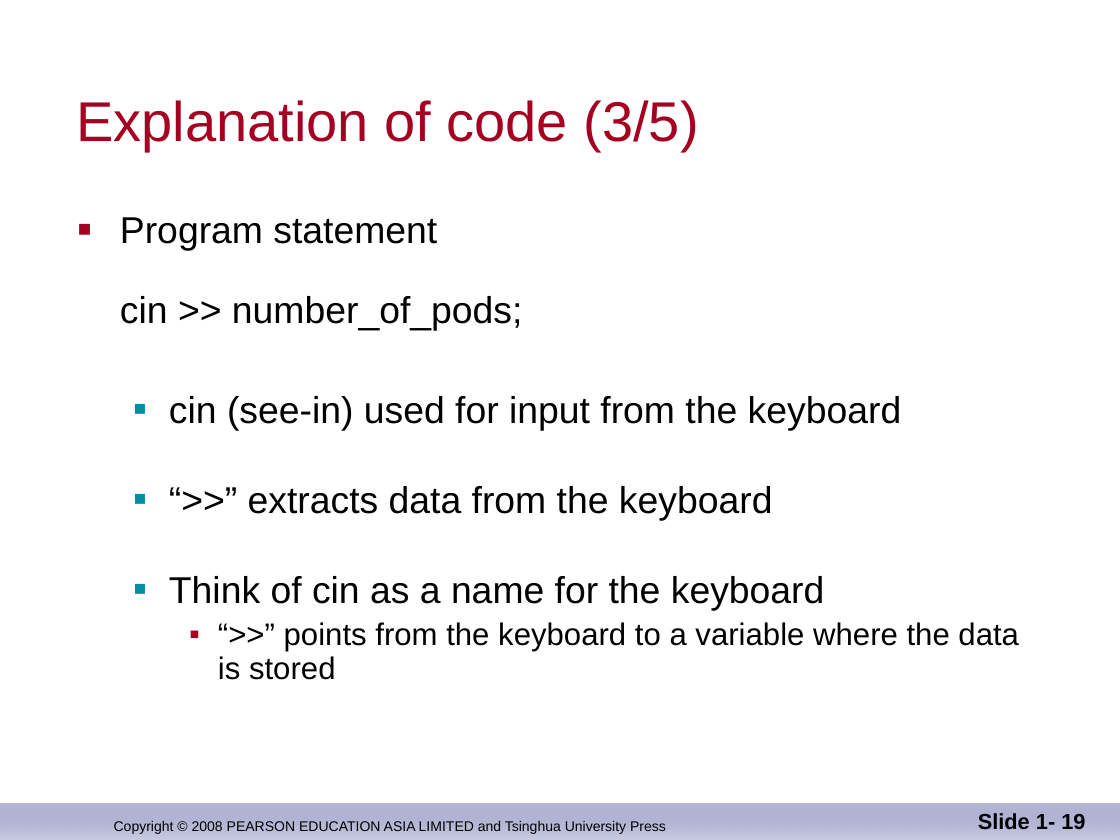
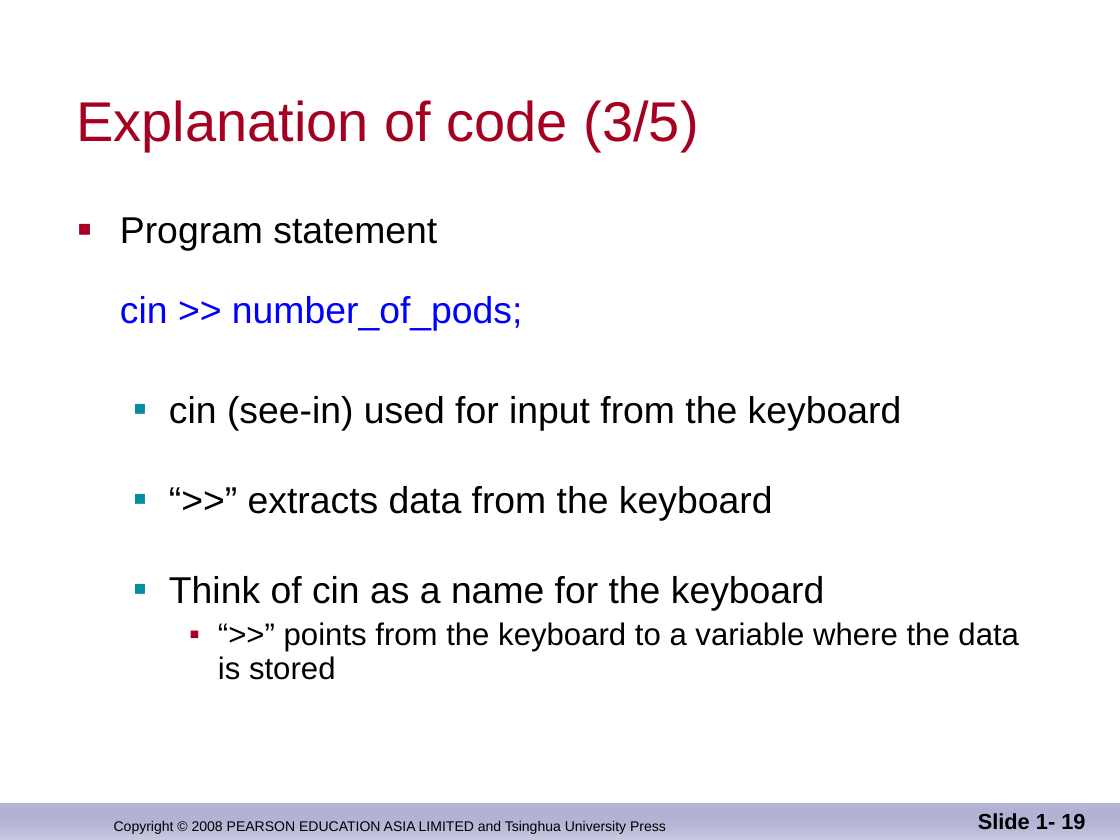
Before and after one commit to djuanbei/CPLUSPLUS, a slide deck: slide 19 of ppt/ch_01.ppt. Drawn at 1120x840 pixels with LibreOffice and Linux fonts; fonts in the diff are those of the drawing; background and template pictures are left out. Boxes give left, top, right and bottom in pixels: in the first picture for what was removed or moved away, otherwise in the second. Text is boxed around its words. In the diff, an @@ line names an element or a change of style, - is before the commit and + after.

```diff
--- a/ppt/ch_01.ppt
+++ b/ppt/ch_01.ppt
@@ text at box(120, 217, 523, 331): text colour #000000 to #0000FF in "cin >> number_of_pods;" @@
```
Also in this commit, not shown: 10 other slides changed, 1 other file.
